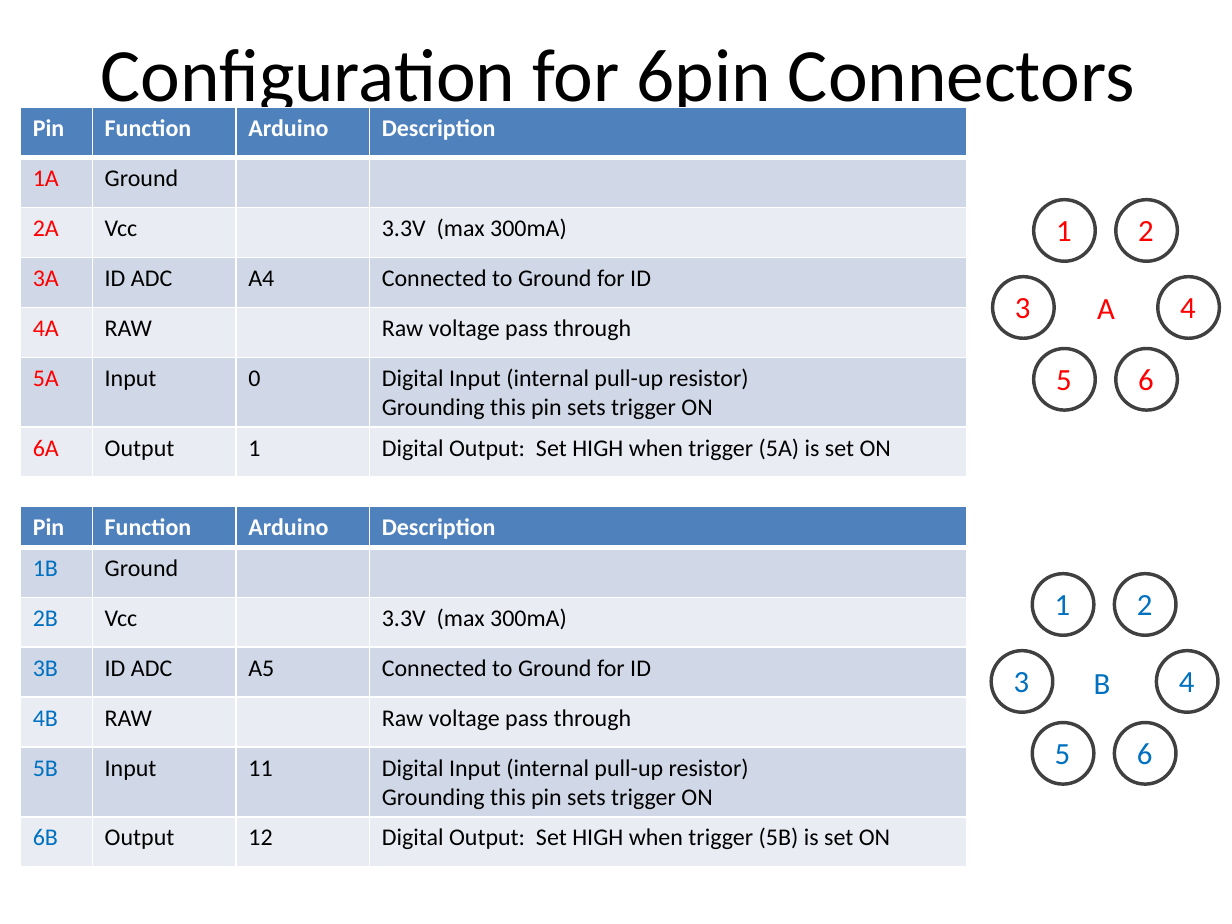
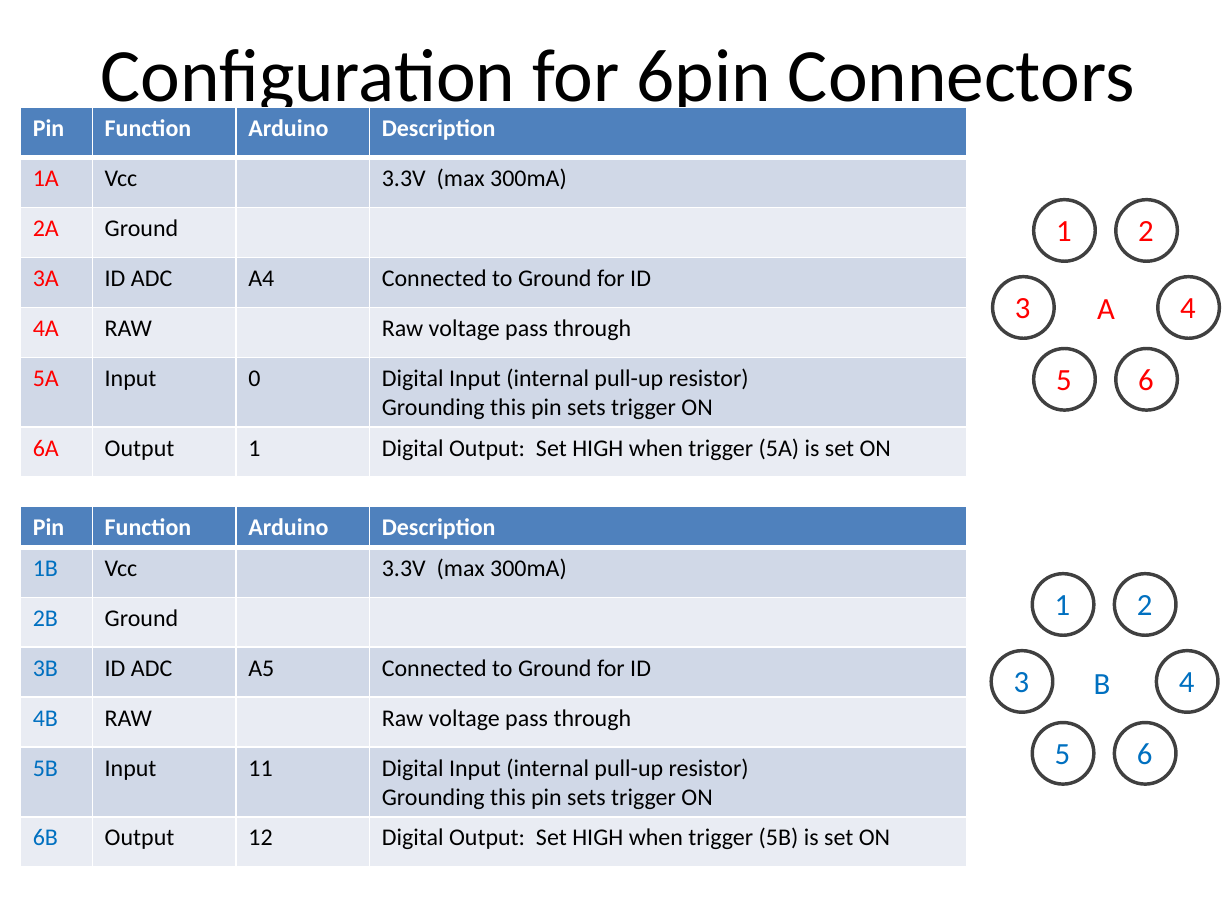
Before and after one commit to anaiman/MeshNodeFirmware, a slide deck: slide 4 of MeshNodeUserManual.pptx. Drawn at 1232x924 pixels with LibreOffice and Linux fonts; fonts in the diff are those of the drawing. Boxes give left, top, right and bottom in pixels: in the first picture for what was removed or moved away, otherwise in the second. Text is boxed around its words. In the diff, an @@ line names an element or a change of style, - is before the commit and + after.

```diff
--- a/MeshNodeUserManual.pptx
+++ b/MeshNodeUserManual.pptx
@@ table at (x1=21, y1=107, x2=967, y2=477) @@
-row 2, column 2: Ground
+row 2, column 2: Vcc
-row 2, column 4: 
+row 2, column 4: 3.3V (max 300mA)
-row 3, column 2: Vcc
+row 3, column 2: Ground
-row 3, column 4: 3.3V (max 300mA)
+row 3, column 4: 
@@ table at (x1=21, y1=506, x2=967, y2=867) @@
-row 2, column 2: Ground
+row 2, column 2: Vcc
-row 2, column 4: 
+row 2, column 4: 3.3V (max 300mA)
-row 3, column 2: Vcc
+row 3, column 2: Ground
-row 3, column 4: 3.3V (max 300mA)
+row 3, column 4: 
```
Also in this commit, not shown: 3 other slides changed, 49 other files.
